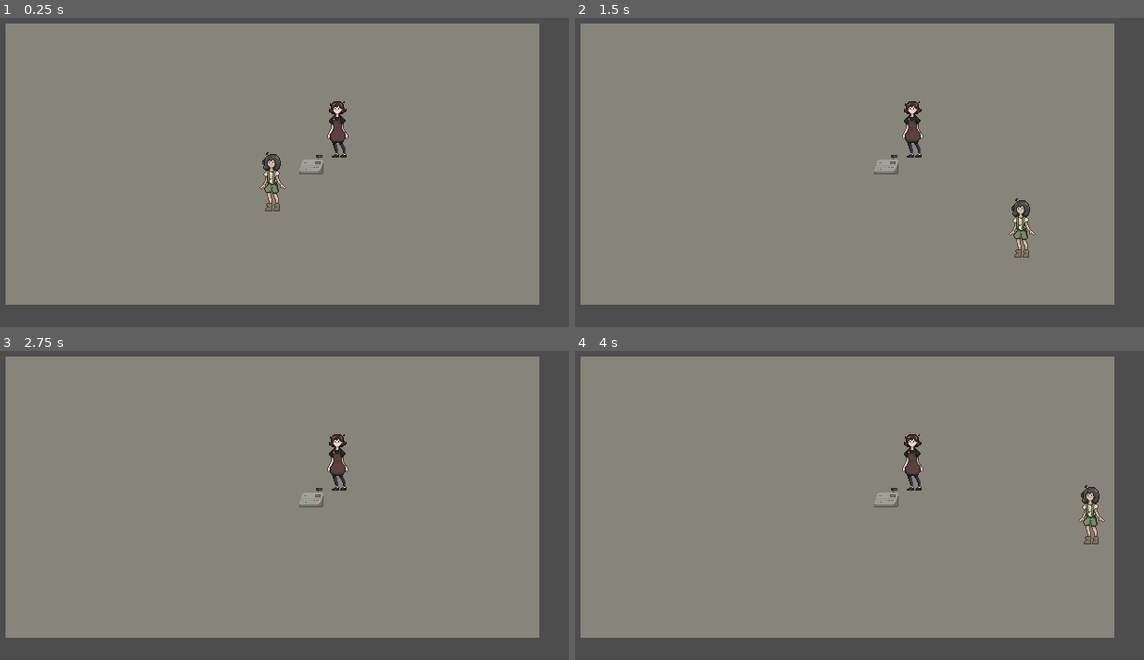
Above: before the commit, frames 1-4 (two rows, left to right).
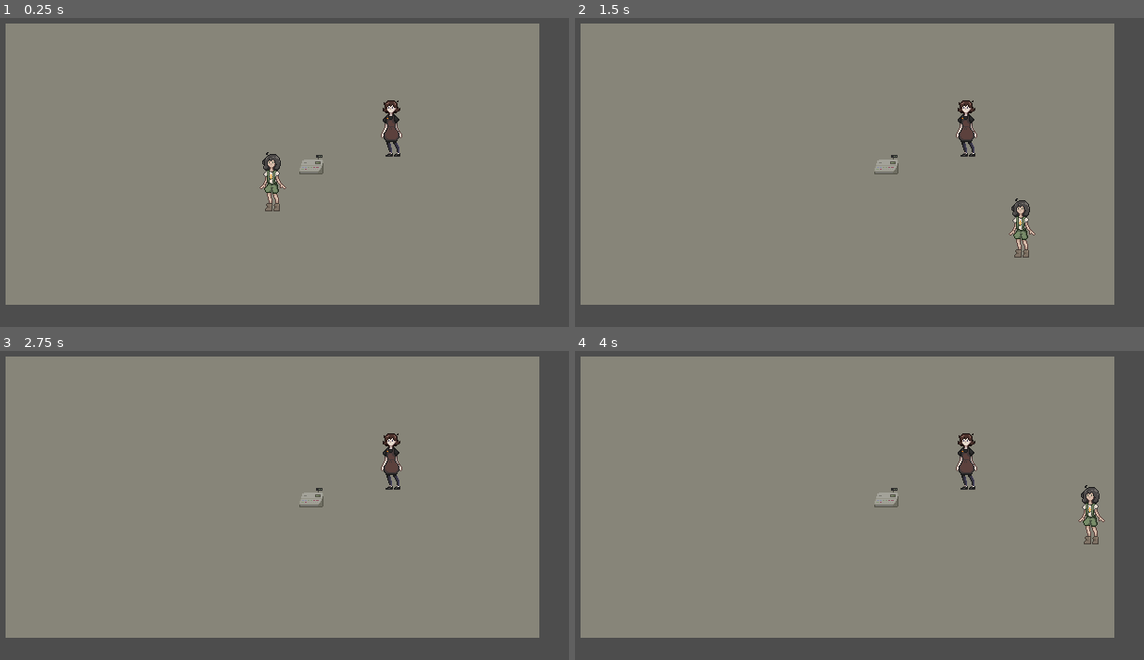
Above: after the commit, the same moments.

Repository: Fishfinna/Coffee-Please
Game: Godot game, scene res://scenes/coffee-shop.tscn
Same seed, same stepped clock (60 frames per second), same inputs: the game is played once before the commit and once after it.
Inputs:
- Up to frame 1 (0.25 s): no input
- Up to frame 2 (1.5 s): tap Enter at 0.5 s; hold Right (right) 0.53-1.28 s; hold S (down) from 1.28 s (still down)
- Up to frame 3 (2.75 s): release S (down) at 2.03 s; hold Right (right) from 2.03 s (still down)
- Up to frame 4 (4 s): tap Space at 2.75 s; release Right (right) at 2.78 s; hold W (up) 2.78-3.53 s; tap Enter at 3.5 s; hold A (left) from 3.53 s (still down)

The runs differ from the first frame. In frame 1, 0.8% of the frame differs, in the area x 57-71%, y 26-46%; in frame 2, 0.8%; in frame 3, 0.8%; in frame 4, 0.8%.

Commit message:
using indicator on a person

Diff:
--- a/scenes/coffee-shop.tscn
+++ b/scenes/coffee-shop.tscn
@@ -233,7 +233,7 @@
 position = Vector2(42, 19)
 
 [node name="robin" parent="envrionment" unique_id=454574201 instance=ExtResource("3_bjjnp")]
-position = Vector2(70, 1)
+position = Vector2(128, 0)
 
 [node name="fey" parent="envrionment" unique_id=1942933985 instance=ExtResource("2_ouk1o")]
 z_as_relative = false
--- a/scenes/robin.tscn
+++ b/scenes/robin.tscn
@@ -1,6 +1,7 @@
 [gd_scene format=3 uid="uid://vlwsmf4n3xm"]
 
 [ext_resource type="Texture2D" uid="uid://ngxyd14fcs8g" path="res://assets/project-files/characters/robin-base.png" id="1_ga2fa"]
+[ext_resource type="PackedScene" uid="uid://b4me8nw6ia6p7" path="res://scenes/indicator.tscn" id="2_4uxls"]
 
 [sub_resource type="RectangleShape2D" id="RectangleShape2D_ga2fa"]
 size = Vector2(17, 6)
@@ -17,3 +18,7 @@
 y_sort_enabled = true
 position = Vector2(1.5, -3)
 shape = SubResource("RectangleShape2D_ga2fa")
+
+[node name="Indicator" parent="." unique_id=1503045415 instance=ExtResource("2_4uxls")]
+position = Vector2(0, -39)
+trigger_distance = 100.0
Binary file added: assets/project-files/characters/indicator-Sheet.aseprite
